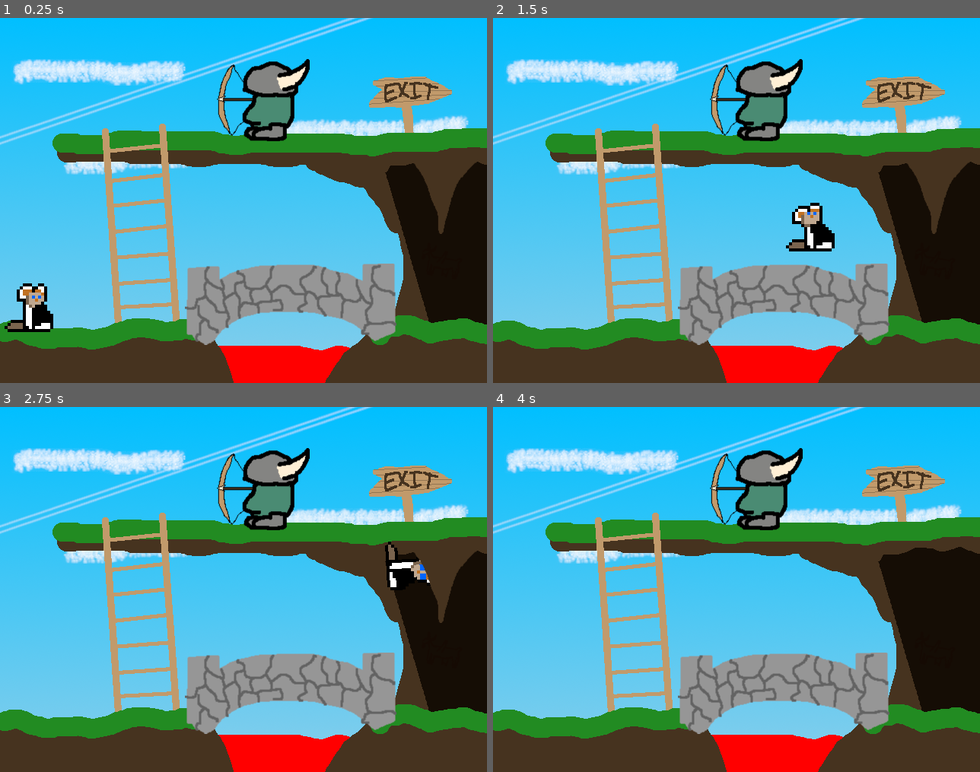
Above: before the commit, frames 1-4 (two rows, left to right).
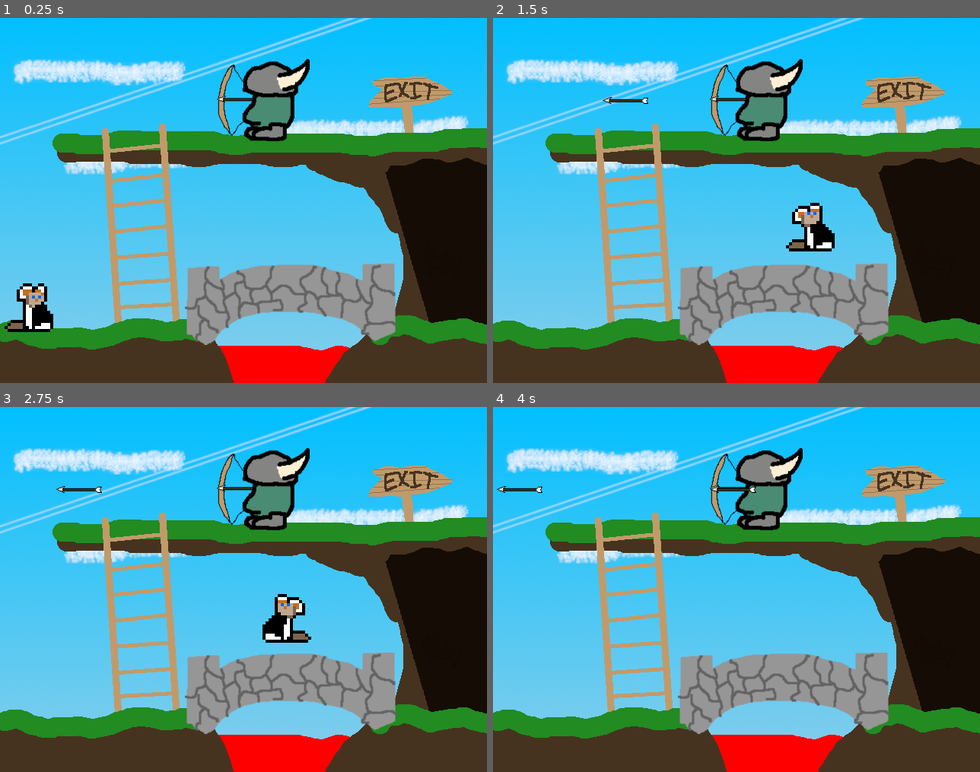
Above: after the commit, the same moments.

Repository: swashdev/minigame-madness
Game: Godot game, scene res://mini/lose/scenes/lose_minigame.tscn
Two runs of this game, one before a commit and one after it. Both use one fixed random seed, a clock stepped at 60 frames per second and the inputs below. This scene is started directly instead of the project's main scene.
Inputs:
- Up to frame 1 (0.25 s): no input
- Up to frame 2 (1.5 s): tap Enter at 0.5 s; hold Space (ui_select) 0.53-1.28 s; hold Right (ui_right) from 0.53 s (still down); tap Space (ui_select) at 1.35 s
- Up to frame 3 (2.75 s): tap Space (ui_select) at 1.52, 1.82 s; release Right (ui_right) at 2.03 s; hold Left (ui_left) from 2.03 s (still down); hold Space (ui_select) from 2.03 s (still down)
- Up to frame 4 (4 s): release Left (ui_left) at 2.78 s; release Space (ui_select) at 2.78 s; hold Right (ui_right) from 2.78 s (still down); tap Space (ui_select) at 2.85, 3.02, 3.32 s; hold Space (ui_select) from 3.53 s (still down)

The runs differ from the first frame. In frame 1, 1.1% of the frame differs, in the area x 85-98%, y 38-60%; in frame 2, 1.2%; in frame 3, 2.4%, in the area x 11-98%, y 21-65%; in frame 4, 0.2%.

Commit message:
[LOSE] add initial script for minigame setup.
The Lose minigame initializes by choosing a hazard (the spike, the
archer, or the lava) and setting up the scene appropriately before the
game starts.

Diff:
--- a/mini/lose/scenes/lose_minigame.tscn
+++ b/mini/lose/scenes/lose_minigame.tscn
@@ -1,6 +1,6 @@
 [gd_scene load_steps=19 format=2]
 
-[ext_resource path="res://shared/scripts/minigame.gd" type="Script" id=1]
+[ext_resource path="res://mini/lose/scripts/lose_minigame.gd" type="Script" id=1]
 [ext_resource path="res://mini/lose/scenes/characters/fluffy_platformer.tscn" type="PackedScene" id=2]
 [ext_resource path="res://mini/lose/images/background/bg.png" type="Texture" id=3]
 [ext_resource path="res://mini/lose/scripts/obstacles/lava.gd" type="Script" id=4]
@@ -137,7 +137,6 @@
 [node name="Timer" type="Timer" parent="Spike"]
 wait_time = 3.0
 one_shot = true
-autostart = true
 
 [node name="VisibilityNotifier2D" type="VisibilityNotifier2D" parent="Spike"]
 position = Vector2( -1.79244, 3.94334 )
@@ -160,7 +159,6 @@
 shape = SubResource( 7 )
 
 [node name="Timer" type="Timer" parent="Archer"]
-autostart = true
 [connection signal="body_entered" from="EvilExitSign" to="EvilExitSign" method="_on_EvilExitSign_body_entered"]
 [connection signal="body_entered" from="Lava" to="Lava" method="_on_Lava_body_entered"]
 [connection signal="body_entered" from="Ladder" to="FluffyPlatformer" method="_on_Ladder_body_entered"]
--- a/mini/lose/scripts/characters/archer.gd
+++ b/mini/lose/scripts/characters/archer.gd
@@ -3,7 +3,7 @@
 
 
 # Signals the minigame to spawn an arrow.
-signal shoot( arrow, position )
+signal shot( arrow, position )
 
 # A scene representing the projectiles this character will fire.
 export (PackedScene) var _arrow
@@ -11,7 +11,7 @@
 
 # The archer's timer expires, prompting them to shoot an arrow.
 func _on_Timer_timeout():
-	emit_signal( "shoot", _arrow, position )
+	emit_signal( "shot", _arrow, position )
 
 
 # Fluffy has touched the archer and, naturally, must die.
--- /dev/null
+++ b/mini/lose/scripts/lose_minigame.gd
@@ -0,0 +1,45 @@
+extends Minigame
+# The "Lose!" minigame.
+
+
+# Possible hazards
+enum Hazards { NO_BRIDGE, STALACTITE, ARCHER }
+
+# What kind of hazard has been selected for this particular game.
+var _hazard: int
+
+
+# When ready, initialize the game by choosing a hazard and setting up
+# appropriately.
+func _ready():
+	_hazard = Hazards.values()[ randi() % Hazards.size() ]
+	match _hazard:
+		Hazards.ARCHER:
+			$Spike.queue_free()
+# warning-ignore:return_value_discarded
+			$Archer.connect( "shot", self, "_on_Archer_shot" )
+		Hazards.NO_BRIDGE:
+			$Spike.queue_free()
+			$Bridge.queue_free()
+			# Fall through to next case
+			continue
+		Hazards.SPIKE:
+			$Archer.queue_free()
+	# For testing:
+	start()
+
+
+# Starting the "Lose!" minigame requires that we activate certain traps based
+# on what the selected hazard was at initialization.
+func start():
+	match _hazard:
+		Hazards.ARCHER:
+			$Archer/Timer.start()
+		Hazards.SPIKE:
+			$Spike/Timer.start()
+
+
+func _on_Archer_shot( arrow: PackedScene, position ):
+	var bullet = arrow.instance()
+	bullet.position = position
+	add_child( bullet )
